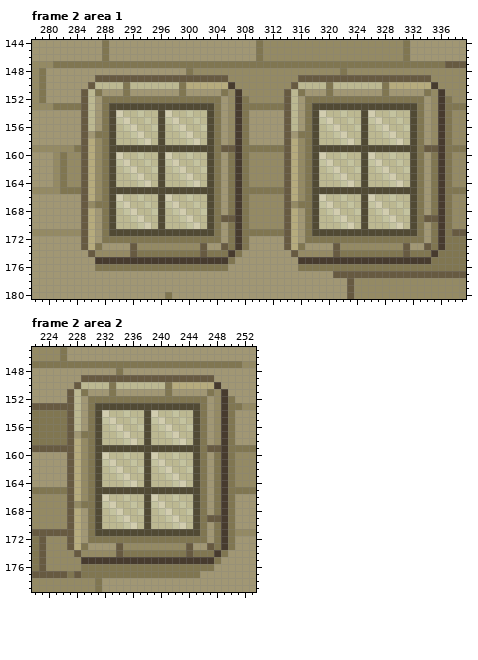
Pixel-art file: assets/02_architecture/05_moulin/02_ext/Moulin_Batiment_Anim.aseprite. Above: the version before the commit.
375x265 pixels, 9 frames. Colours within 5 levels of each other are drawn and written as one. Shown: frame 2 area 1: x 278..339, y 144..180; frame 2 area 2: x 222..253, y 145..179. The commit also changed other frames or places, which this record leaves out.
And afterwards:
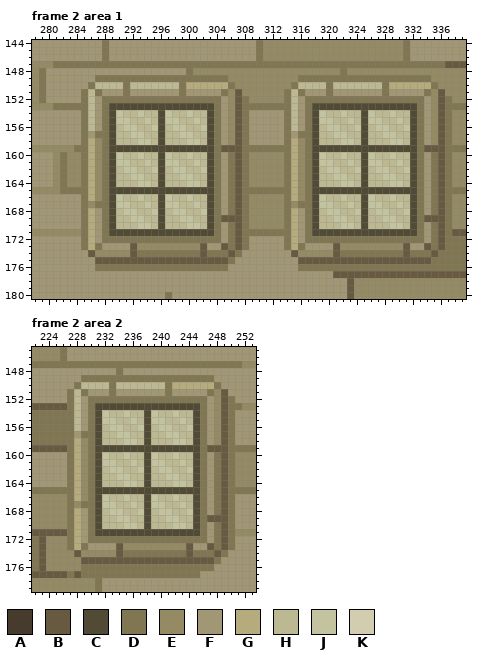
Palette (. is transparent): A #473b2e  B #675a41  C #514a34  D #807651  E #948a64  F #a19774  G #b6ab7d  H #bcb891  J #c4c39f  K #d2cdaf
From old to new:
Frame 2 area 1, layer "batDroite/porte":
y 149: x 287..305 BBBBBBBBBBBBBBBBBBB -> DDDDDDDDDDDDDDDDDDD; x 316..334 BBBBBBBBBBBBBBBBBBB -> DDDDDDDDDDDDDDDDDDD
y 150: x 286 B -> D; x 306 A -> D; x 315 B -> D; x 335 A -> D
y 151..153: x 285 B -> D; x 307 A -> B; x 314 B -> D; x 336 A -> B
y 154: x 285 B -> D; x 290 K -> J; x 297 K -> J; x 307 A -> B; x 314 B -> D; x 319 K -> J; x 326 K -> J; x 336 A -> B
y 155: x 285 B -> D; x 291 K -> J; x 298 K -> J; x 307 A -> B; x 314 B -> D; x 320 K -> J; x 327 K -> J; x 336 A -> B
y 156: x 285 B -> D; x 292 K -> J; x 299 K -> J; x 307 A -> B; x 314 B -> D; x 321 K -> J; x 328 K -> J; x 336 A -> B
y 157: x 285 B -> D; x 293 K -> J; x 300 K -> J; x 307 A -> B; x 314 B -> D; x 322 K -> J; x 329 K -> J; x 336 A -> B
y 158: x 285 B -> D; x 294 K -> J; x 301 K -> J; x 307 A -> B; x 314 B -> D; x 323 K -> J; x 330 K -> J; x 336 A -> B
y 159: x 285 B -> D; x 307 A -> B; x 314 B -> D; x 336 A -> B
y 160: x 285 B -> D; x 290 K -> J; x 297 K -> J; x 307 A -> B; x 314 B -> D; x 319 K -> J; x 326 K -> J; x 336 A -> B
y 161: x 285 B -> D; x 291 K -> J; x 298 K -> J; x 307 A -> B; x 314 B -> D; x 320 K -> J; x 327 K -> J; x 336 A -> B
y 162: x 285 B -> D; x 292 K -> J; x 299 K -> J; x 307 A -> B; x 314 B -> D; x 321 K -> J; x 328 K -> J; x 336 A -> B
y 163: x 285 B -> D; x 293 K -> J; x 300 K -> J; x 307 A -> B; x 314 B -> D; x 322 K -> J; x 329 K -> J; x 336 A -> B
y 164: x 285 B -> D; x 294 K -> J; x 301 K -> J; x 307 A -> B; x 314 B -> D; x 323 K -> J; x 330 K -> J; x 336 A -> B
y 165: x 285 B -> D; x 307 A -> B; x 314 B -> D; x 336 A -> B
y 166: x 285 B -> D; x 290 K -> J; x 297 K -> J; x 307 A -> B; x 314 B -> D; x 319 K -> J; x 326 K -> J; x 336 A -> B
y 167: x 285 B -> D; x 291 K -> J; x 298 K -> J; x 307 A -> B; x 314 B -> D; x 320 K -> J; x 327 K -> J; x 336 A -> B
y 168: x 285 B -> D; x 292 K -> J; x 299 K -> J; x 307 A -> B; x 314 B -> D; x 321 K -> J; x 328 K -> J; x 336 A -> B
y 169: x 285 B -> D; x 293 K -> J; x 300 K -> J; x 307 A -> B; x 314 B -> D; x 322 K -> J; x 329 K -> J; x 336 A -> B
y 170: x 285 B -> D; x 294 K -> J; x 301 K -> J; x 307 A -> B; x 314 B -> D; x 323 K -> J; x 330 K -> J; x 336 A -> B
y 171..173: x 285 B -> D; x 307 A -> B; x 314 B -> D; x 336 A -> B
y 174: x 306 A -> B; x 335 A -> B
y 175: x 287..305 AAAAAAAAAAAAAAAAAAA -> BBBBBBBBBBBBBBBBBBB; x 316..334 AAAAAAAAAAAAAAAAAAA -> BBBBBBBBBBBBBBBBBBB
Frame 2 area 2, layer "batDroite/porte":
y 149: x 229..247 BBBBBBBBBBBBBBBBBBB -> DDDDDDDDDDDDDDDDDDD
y 150: x 228 B -> D; x 248 A -> D
y 151..153: x 227 B -> D; x 249 A -> B
y 154: x 227 B -> D; x 232 K -> J; x 239 K -> J; x 249 A -> B
y 155: x 227 B -> D; x 233 K -> J; x 240 K -> J; x 249 A -> B
y 156: x 227 B -> D; x 234 K -> J; x 241 K -> J; x 249 A -> B
y 157: x 227 B -> D; x 235 K -> J; x 242 K -> J; x 249 A -> B
y 158: x 227 B -> D; x 236 K -> J; x 243 K -> J; x 249 A -> B
y 159: x 227 B -> D; x 249 A -> B
y 160: x 227 B -> D; x 232 K -> J; x 239 K -> J; x 249 A -> B
y 161: x 227 B -> D; x 233 K -> J; x 240 K -> J; x 249 A -> B
y 162: x 227 B -> D; x 234 K -> J; x 241 K -> J; x 249 A -> B
y 163: x 227 B -> D; x 235 K -> J; x 242 K -> J; x 249 A -> B
y 164: x 227 B -> D; x 236 K -> J; x 243 K -> J; x 249 A -> B
y 165: x 227 B -> D; x 249 A -> B
y 166: x 227 B -> D; x 232 K -> J; x 239 K -> J; x 249 A -> B
y 167: x 227 B -> D; x 233 K -> J; x 240 K -> J; x 249 A -> B
y 168: x 227 B -> D; x 234 K -> J; x 241 K -> J; x 249 A -> B
y 169: x 227 B -> D; x 235 K -> J; x 242 K -> J; x 249 A -> B
y 170: x 227 B -> D; x 236 K -> J; x 243 K -> J; x 249 A -> B
y 171..173: x 227 B -> D; x 249 A -> B
y 174: x 248 A -> B
y 175: x 229..247 AAAAAAAAAAAAAAAAAAA -> BBBBBBBBBBBBBBBBBBB
Boxes around the changes in both pictures, in picture pixels (x1, y1, x2, y2):
changed: (81, 75, 242, 264)
changed: (284, 75, 445, 264)
changed: (67, 375, 228, 564)
